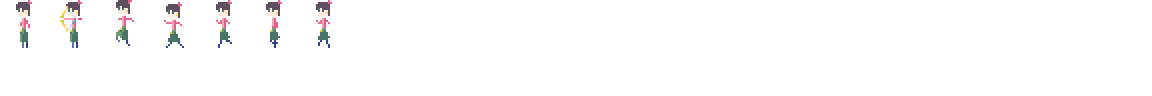
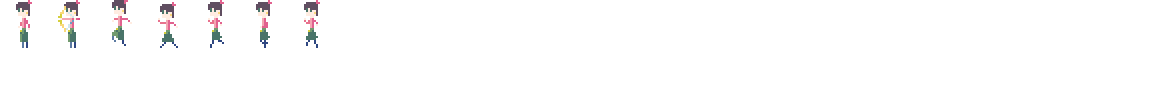
The second 1152px x 96px image is a revision of the first. Changes to its layers:
painted on "Background" over (58, 0, 332, 48)
